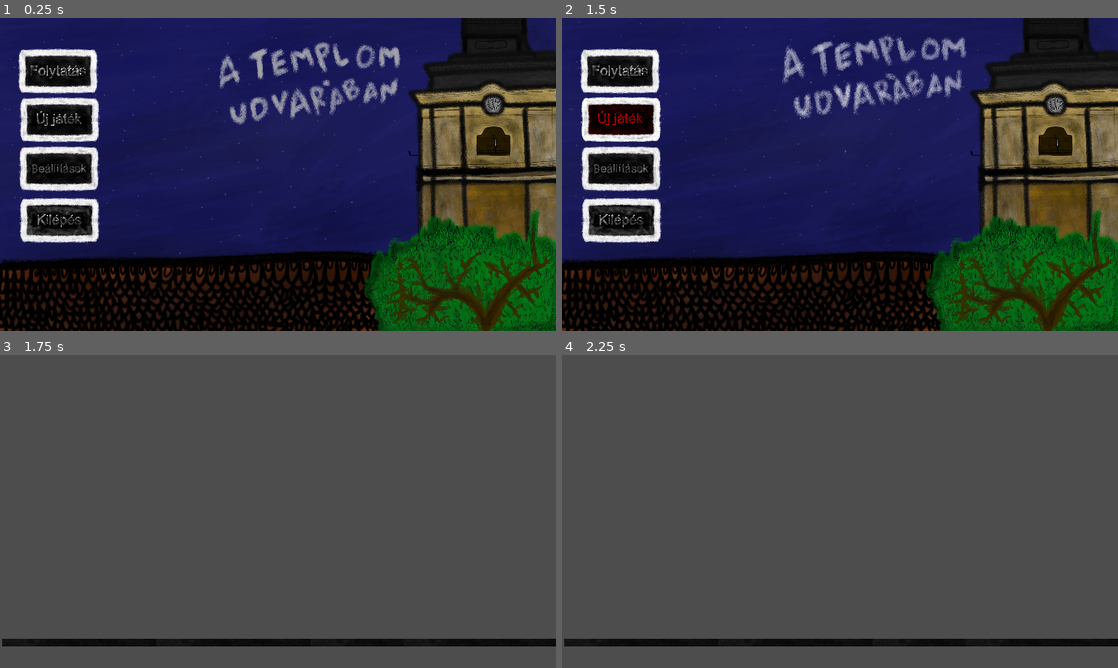
Above: before the commit, frames 1-4 (two rows, left to right).
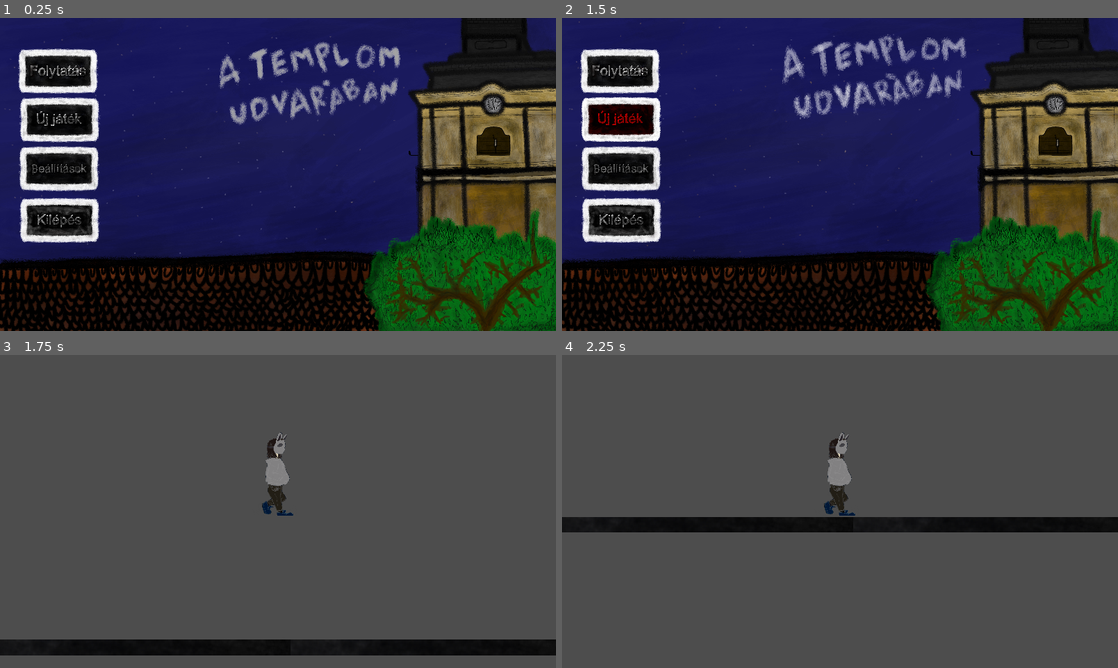
Above: after the commit, the same moments.

Repository: MotherFCKR54/The-Game
Game: Godot game, scene res://scenes/menü.tscn
The game is run twice, just before and just after one commit, with the same random seed, the same clock (stepped at 60 frames per second) and the same inputs.
Inputs (mouse positions are in pixels of both pictures, inside the frame that each line leads up to):
- Up to frame 1 (0.25 s): no input
- Up to frame 2 (1.5 s): click (623, 74) at 0.5 s; click (623, 121) at 1.25 s
- Up to frame 3 (1.75 s): no input
- Up to frame 4 (2.25 s): move the mouse to (962, 495) at 2.02 s

Frames 1-2 are identical in both runs. In frame 3, 3.9% of the frame differs, in the area x 0-100%, y 24-96%; in frame 4, 8.1%, in the area x 0-100%, y 24-94%.

Commit message:
Add files via upload

Diff:
--- a/the-game/scenes/character_body.tscn
+++ b/the-game/scenes/character_body.tscn
@@ -6,6 +6,7 @@
 [sub_resource type="CapsuleShape2D" id="CapsuleShape2D_drpoi"]
 
 [node name="CharacterBody2D" type="CharacterBody2D"]
+scale = Vector2(1.25374, 1.9908)
 script = ExtResource("1_i11my")
 
 [node name="Camera2D" type="Camera2D" parent="."]
@@ -24,5 +25,5 @@
 
 [node name="CollisionShape2D" type="CollisionShape2D" parent="."]
 position = Vector2(1, -20)
-scale = Vector2(1, 1.34626)
+scale = Vector2(1.16836, 1.3846)
 shape = SubResource("CapsuleShape2D_drpoi")
--- a/the-game/scenes/game.tscn
+++ b/the-game/scenes/game.tscn
@@ -1,6 +1,7 @@
-[gd_scene load_steps=4 format=3 uid="uid://hysewqvk2oxf"]
+[gd_scene load_steps=5 format=3 uid="uid://hysewqvk2oxf"]
 
 [ext_resource type="Texture2D" uid="uid://c7h580n65uish" path="res://pictures/beallitasok1.png" id="1_nhhxa"]
+[ext_resource type="PackedScene" uid="uid://dm7fwtfixehce" path="res://scenes/character_body.tscn" id="2_mlb44"]
 
 [sub_resource type="TileSetAtlasSource" id="TileSetAtlasSource_kpjg3"]
 texture = ExtResource("1_nhhxa")
@@ -58,3 +59,6 @@
 tile_set = SubResource("TileSet_q4f81")
 format = 2
 layer_0/tile_data = PackedInt32Array(2293760, 2097152, 17, 2293761, 2162688, 17, 2293762, 2228224, 17, 2293763, 2293760 …(1501 unchanged characters)…
+
+[node name="CharacterBody2D" parent="." instance=ExtResource("2_mlb44")]
+position = Vector2(307, 446)
--- a/the-game/scenes/player_controller.gd
+++ b/the-game/scenes/player_controller.gd
@@ -11,12 +11,12 @@
 		velocity += get_gravity() * delta
 
 	# Handle jump.
-	if Input.is_action_just_pressed("jump") and is_on_floor():
+	if Input.is_action_just_pressed("Jump") and is_on_floor():
 		velocity.y = JUMP_VELOCITY
 
 	# Get the input direction and handle the movement/deceleration.
 	# As good practice, you should replace UI actions with custom gameplay actions.
-	var direction := Input.get_axis("move_left", "Move_Right")
+	var direction := Input.get_axis("Move_left", "Move_right")
 	if direction:
 		velocity.x = direction * SPEED
 	else:
